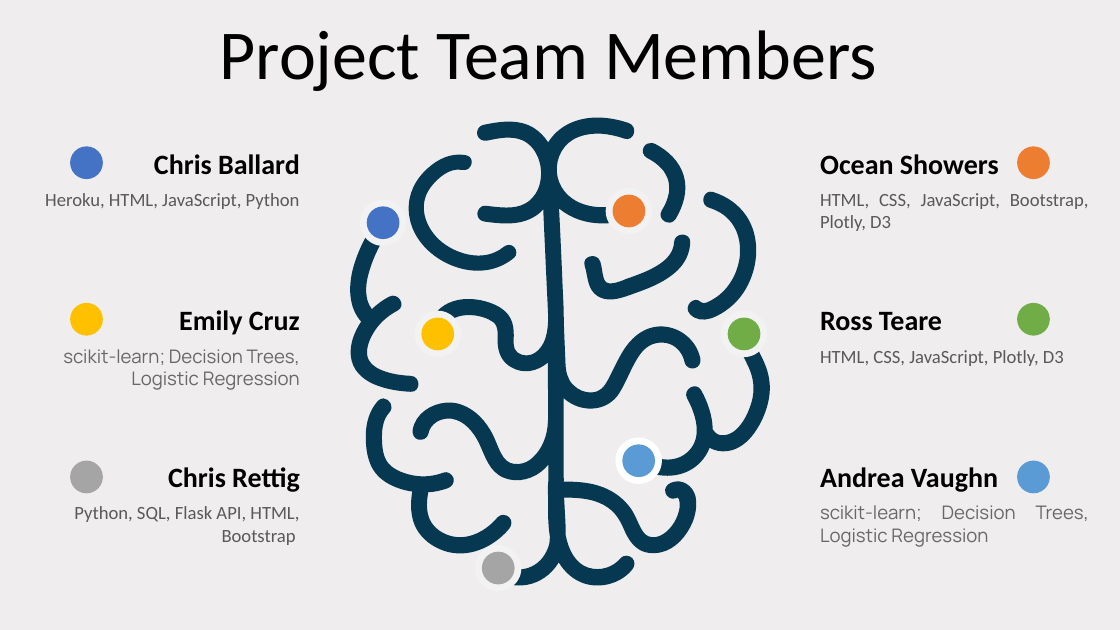
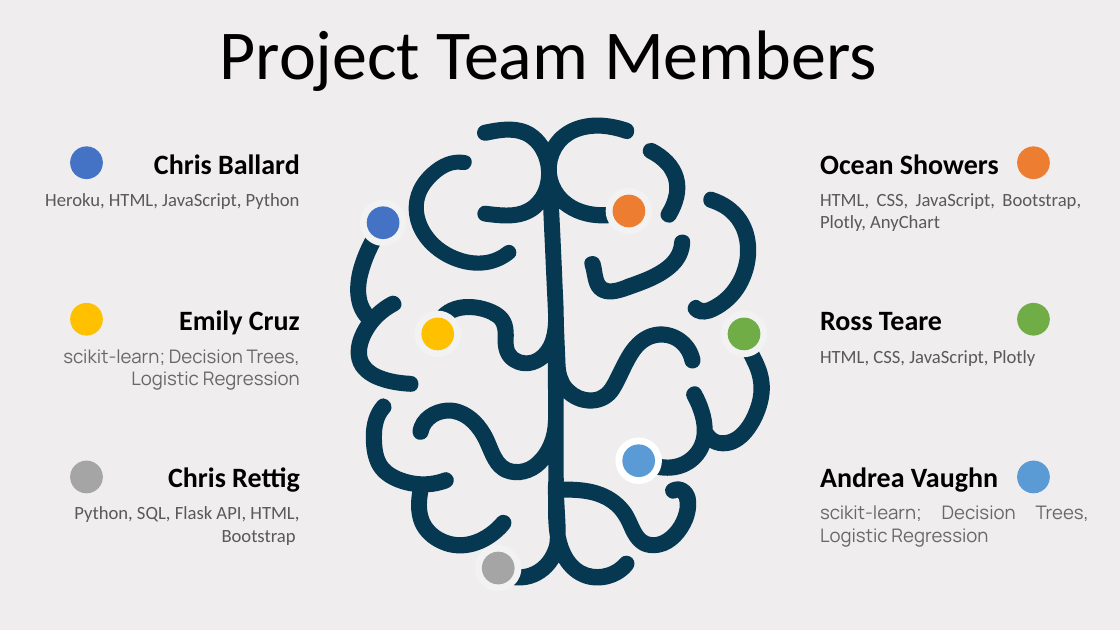
Before and after one commit to jcrettig/Final-Project---Group-1, a slide deck: slide 3 of BrainPPT.pptx. Drawn at 1120x630 pixels with LibreOffice and Linux fonts; fonts in the diff are those of the drawing. Boxes give left, top, right and bottom in pixels: in the first picture for what was removed or moved away, otherwise in the second. Text is boxed around its words. In the diff, an @@ line names an element or a change of style, - is before the commit and + after.

```diff
--- a/BrainPPT.pptx
+++ b/BrainPPT.pptx
@@ text at (820, 193, 1081, 231): text changed @@
-HTML, CSS, JavaScript, Bootstrap, Plotly, D3
+HTML, CSS, JavaScript, Bootstrap, Plotly, AnyChart
@@ text at (820, 350, 1036, 366): text changed @@
-HTML, CSS, JavaScript, Plotly, D3
+HTML, CSS, JavaScript, Plotly
```
Also in this commit, not shown: 4 other slides changed, 2 slides added, 3 slides removed.
